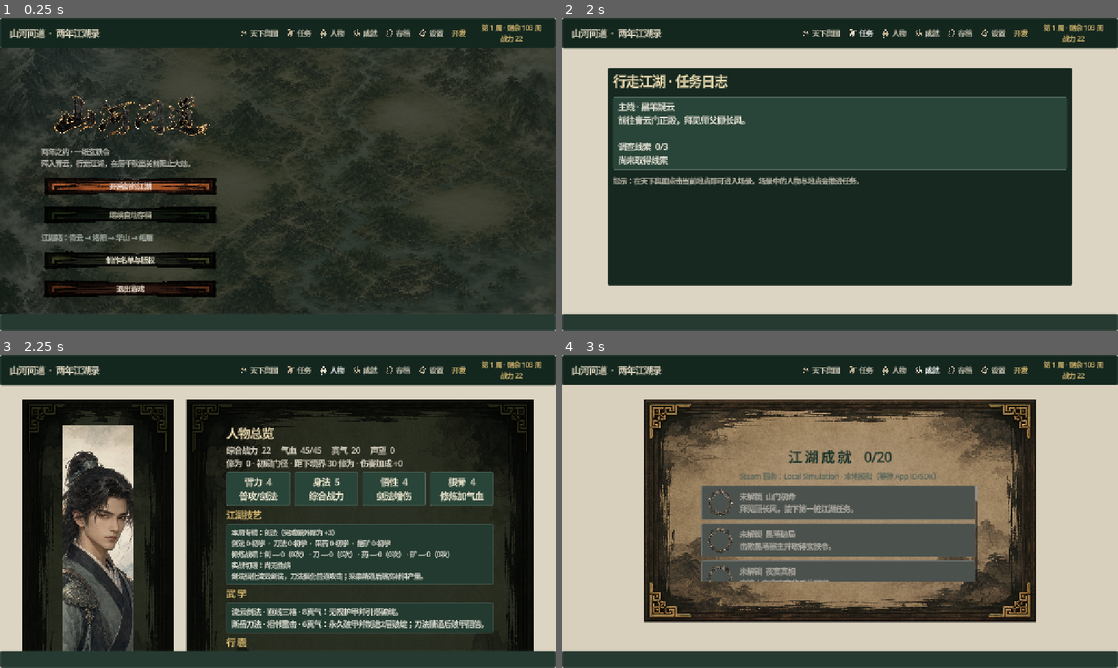
Above: before the commit, frames 1-4 (two rows, left to right).
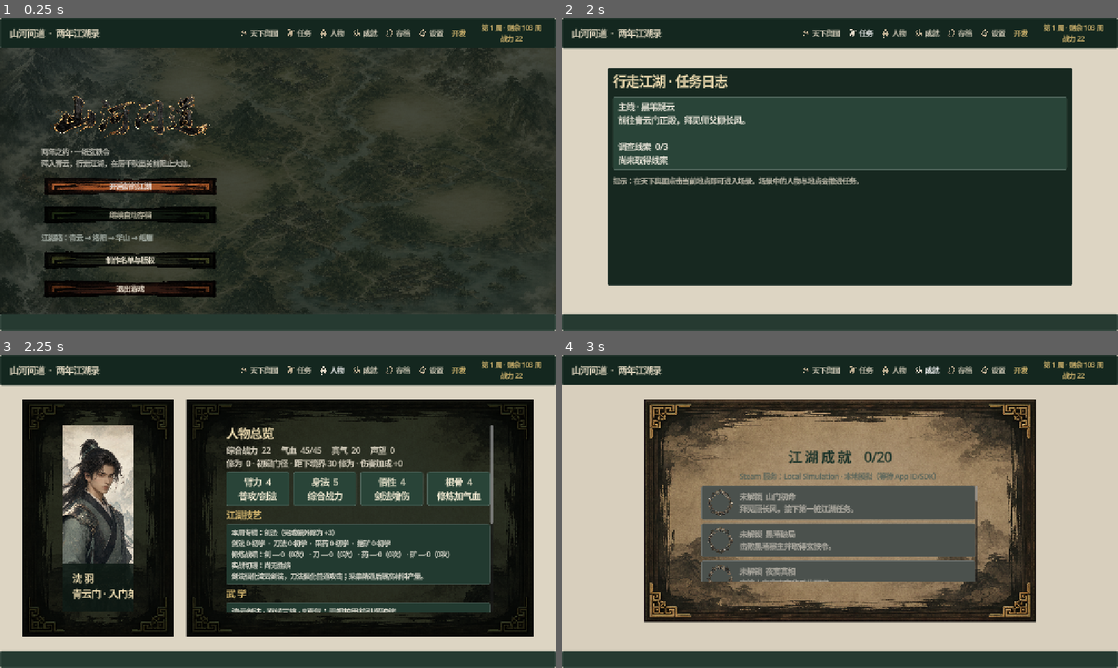
Above: after the commit, the same moments.

Repository: zijiangao/shanhe-wendao
Game: Godot game, scene res://scenes/main.tscn
The game is run twice, just before and just after one commit, with the same random seed, the same clock (stepped at 60 frames per second) and the same inputs.
Inputs:
- Up to frame 1 (0.25 s): no input
- Up to frame 2 (2 s): click "天下舆图" at 0.5 s; click "任务" at 1.25 s
- Up to frame 3 (2.25 s): click "人物" at 2 s
- Up to frame 4 (3 s): click "成就" at 2.75 s

Frames 1-2 are identical in both runs. In frame 3, 18% of the frame differs, in the area x 4-96%, y 22-95%; in frame 4, nothing differs.

Commit message:
Make the character sheet scroll instead of overflow (0.63.0)
The info panel's content (attributes, specialties, skills, inventory,
herbarium/mineralogy progress, companions, faction relations, mastery)
sat in a plain VBoxContainer with no scrolling. A code comment claimed
it was tuned to stay visible "at 1080p" but the game ships at 1280x720
(project.godot), so the trailing lines (story items, companions,
faction relations, skill mastery) rendered past the bottom of the
actual game window with no way to reach them. Reported by the user as
"人物页面看不到全部数据，长度不够".

Wraps the info panel's VBoxContainer in a ScrollContainer, matching
the pattern already used on the achievements list. Added
test_character_view.gd, which requires the trailing mastery line to
be within the scroll container's visible rect after scrolling to the
bottom rather than merely present in the node tree — a plain "is this
text findable" assertion would not have caught the original bug,
since the text was always in the tree, just rendered off-screen.

Re-exported both Windows presets, reran --verify-steam-data, and
regenerated the store screenshot candidates.

Diff:
--- a/godot/main.gd
+++ b/godot/main.gd
@@ -1622,10 +1622,15 @@
 	info_panel.size_flags_horizontal = Control.SIZE_EXPAND_FILL
 	info_panel.add_theme_stylebox_override("panel", UI_THEME.panel_box(UI_THEME.DARK_TINT))
 	page.add_child(info_panel)
+	var info_scroll := ScrollContainer.new()
+	info_scroll.horizontal_scroll_mode = ScrollContainer.SCROLL_MODE_DISABLED
+	info_panel.add_child(info_scroll)
 	var info := VBoxContainer.new()
-	# Keep long-term training records and both field guides visible at 1080p.
+	info.size_flags_horizontal = Control.SIZE_EXPAND_FILL
+	# Content keeps growing (specialties, companions, mastery); scroll rather
+	# than rely on it fitting a fixed panel height at 1280x720.
 	info.add_theme_constant_override("separation", 6)
-	info_panel.add_child(info)
+	info_scroll.add_child(info)
 	var heading := Label.new()
 	heading.text = "人物总览"
 	heading.add_theme_font_size_override("font_size", 27)
@@ -1701,6 +1706,9 @@
 	mastery.add_theme_font_size_override("font_size", 15)
 	mastery.add_theme_color_override("font_color", Color("#cfc8b8"))
 	info.add_child(mastery)
+	var bottom_spacer := Control.new()
+	bottom_spacer.custom_minimum_size.y = 16
+	info.add_child(bottom_spacer)
 
 func _show_settings() -> void:
 	_clear_content()
--- /dev/null
+++ b/godot/tests/test_character_view.gd
@@ -0,0 +1,47 @@
+extends SceneTree
+
+func _initialize() -> void:
+	call_deferred("_capture")
+
+func _capture() -> void:
+	var main_scene: Control = load("res://scenes/main.tscn").instantiate()
+	root.add_child(main_scene)
+	await process_frame
+	main_scene.get_window().size = Vector2i(1280, 720)
+	main_scene.screen = "character"
+	main_scene._rebuild()
+	for frame in range(4):
+		await process_frame
+
+	var scrolls: Array = main_scene.find_children("*", "ScrollContainer", true, false)
+	var has_scroll := not scrolls.is_empty()
+	var scroll: ScrollContainer = scrolls[0] if has_scroll else null
+	if scroll != null:
+		scroll.scroll_vertical = 9999
+	for frame in range(3):
+		await process_frame
+	await RenderingServer.frame_post_draw
+
+	# The trailing mastery label is the content that was silently clipped
+	# outside the 1280x720 viewport before the info panel became scrollable.
+	# Require it to actually be within the scroll container's visible rect,
+	# not merely present somewhere in the node tree.
+	var labels: Array = main_scene.find_children("*", "Label", true, false)
+	var mastery_label: Label = null
+	for label in labels:
+		if "每使用3次" in str((label as Label).text):
+			mastery_label = label
+			break
+	var reachable := false
+	if scroll != null and mastery_label != null:
+		var visible_rect := scroll.get_global_rect()
+		var label_rect := mastery_label.get_global_rect()
+		reachable = visible_rect.intersects(Rect2(label_rect.position, Vector2(1, 1)))
+
+	var output_path := "user://character_preview.png"
+	var result := main_scene.get_viewport().get_texture().get_image().save_png(output_path)
+	var valid := result == OK and has_scroll and mastery_label != null and reachable
+	print("Character preview saved to: %s" % ProjectSettings.globalize_path(output_path))
+	if not valid:
+		push_error("Character screen regression: has_scroll=%s mastery_label_found=%s reachable=%s" % [has_scroll, mastery_label != null, reachable])
+	quit(0 if valid else 11)
Not shown, changed: godot/export_presets.cfg
Not shown, added: godot/tests/test_character_view.gd.uid
Not shown, changed: godot/BUILDING.md
Not shown, changed: godot/STORE_PAGE_DRAFT.md
Not shown, changed: steamworks/store-assets/screenshots-candidates/04-skill-impact.png
Not shown, changed: steamworks/store-assets/screenshots-candidates/08-character-growth.png
Not shown, changed: steamworks/store-assets/screenshots-candidates/README.md
